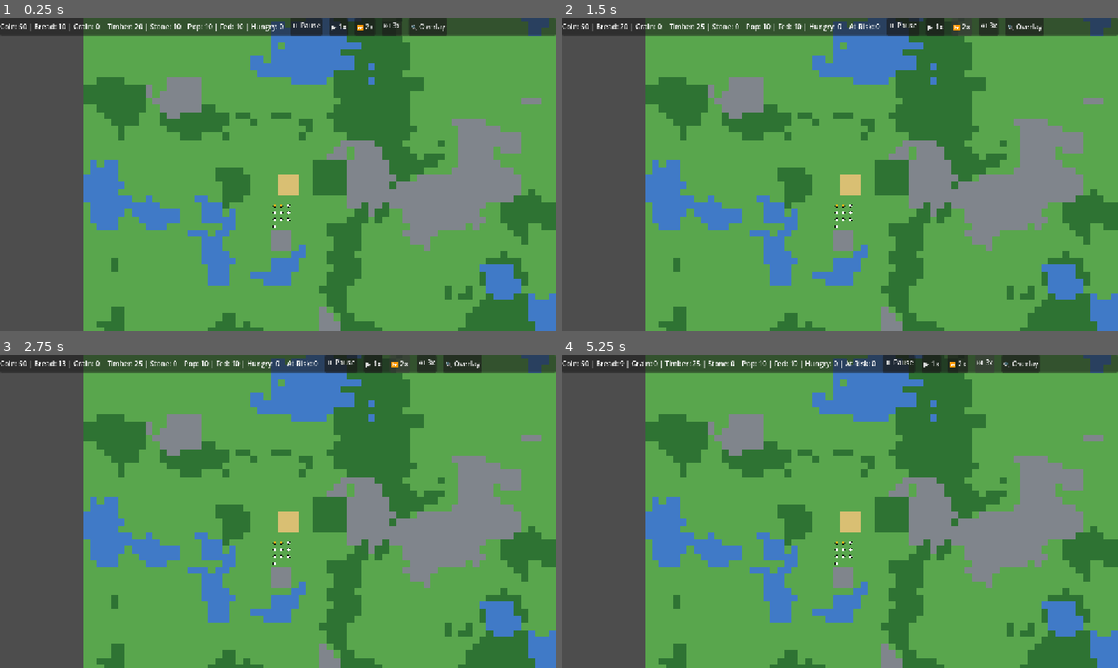
Above: before the commit, frames 1-4 (two rows, left to right).
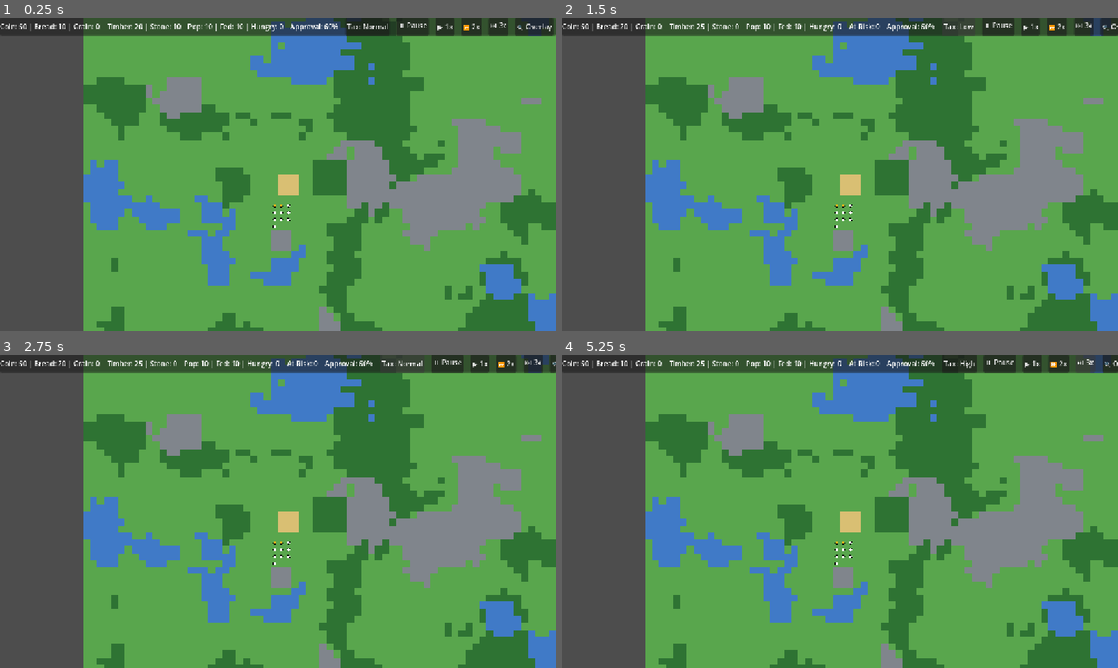
Above: after the commit, the same moments.

Repository: meow687687/Crownweft
Game: Godot game, scene res://scenes/world/world.tscn
Same seed, same stepped clock (60 frames per second), same inputs: the game is played once before the commit and once after it.
Inputs (mouse positions are in pixels of both pictures, inside the frame that each line leads up to):
- Up to frame 1 (0.25 s): no input
- Up to frame 2 (1.5 s): click (962, 27) at 0.5 s, where only the run after the commit has a clickable "Tax: Normal"; click (956, 27) at 1.25 s, where only the run after the commit has a clickable "Tax: High"
- Up to frame 3 (2.75 s): click (394, 364) at 2 s, where only the run after the commit has a clickable "Tax: Low"
- Up to frame 4 (5.25 s): click (962, 364) at 2.75 s, where only the run after the commit has a clickable "Tax: Normal"; click "▶ 1x" at 3.5 s; click "⏩ 2x" at 4.25 s; click "⏭ 3x" at 5 s

The runs differ from the first frame. In frame 1, 1.6% of the frame differs, in the area x 52-100%, y 0-6%; in frame 2, 1.2%; in frame 3, 1.2%; in frame 4, 1.6%.

Commit message:
feat: implement Phase 3 taxation policy, approval drift, and versioned save/load persistence

Diff:
--- a/scenes/world/world.gd
+++ b/scenes/world/world.gd
@@ -12,6 +12,8 @@
 var production: ProductionSystem = null
 var needs: NeedsSystem = null
 var combat: CombatSystem = null
+var economy: EconomyState = null
+var economy_system: EconomySystem = null
 
 var buildings: Array[BuildingState] = []
 var citizens: Array[CitizenState] = []
@@ -45,6 +47,8 @@
 	production = ProductionSystem.new()
 	needs = NeedsSystem.new()
 	combat = CombatSystem.new()
+	economy = EconomyState.new()
+	economy_system = EconomySystem.new()
 
 	combat.raid_announced.connect(func(seconds_left: float):
 		ui.show_raid_warning(seconds_left)
@@ -106,6 +110,9 @@
 			ui.show_building_details(selected_building, defs.get(selected_building.definition_id, {}))
 	)
 	ui.recruit_unit_requested.connect(_on_recruit_unit_requested)
+	ui.tax_level_cycled.connect(_on_tax_level_cycled)
+	ui.save_game_requested.connect(_on_save_game)
+	ui.load_game_requested.connect(_on_load_game)
 
 func _process(delta: float) -> void:
 	if sim_speed_multiplier > 0.0:
@@ -310,6 +317,17 @@
 	if current_tick % 24 == 0:
 		combat.apply_military_upkeep(military_units, food_inventories)
 
+	# Economy & Taxation
+	var main_inv: Inventory = buildings[0].inventory if not buildings.is_empty() else null
+	economy_system.tick_economy(
+		economy,
+		citizens.size(),
+		needs_report.get("hungry", 0),
+		needs_report.get("at_risk", 0),
+		main_inv,
+		current_tick
+	)
+
 	# 3. Logistics demand creation
 	_generate_logistics_demand()
 
@@ -364,7 +382,73 @@
 
 	ui.update_resources(total_coin, total_bread, total_grain, total_timber, total_stone)
 	ui.update_population(citizens.size(), needs_report.get("fed", 0), needs_report.get("hungry", 0), needs_report.get("at_risk", 0))
+	if economy != null:
+		ui.update_economy(economy.get_tax_level_name(), economy.approval)
 
 	if selected_building != null:
 		var defs: Dictionary = BuildingCatalog.get_all_defs()
 		ui.show_building_details(selected_building, defs.get(selected_building.definition_id, {}))
+
+func _on_tax_level_cycled() -> void:
+	if economy == null:
+		return
+	match economy.tax_level:
+		EconomyState.TaxLevel.LOW:
+			economy.tax_level = EconomyState.TaxLevel.NORMAL
+		EconomyState.TaxLevel.NORMAL:
+			economy.tax_level = EconomyState.TaxLevel.HIGH
+		EconomyState.TaxLevel.HIGH:
+			economy.tax_level = EconomyState.TaxLevel.LOW
+	ui.update_economy(economy.get_tax_level_name(), economy.approval)
+
+func _on_save_game() -> void:
+	var success: bool = SaveService.save_game_to_file(
+		world_state,
+		economy,
+		buildings,
+		citizens,
+		military_units,
+		job_board,
+		current_tick,
+		sim_speed_multiplier
+	)
+	print("Save game result: ", "SUCCESS" if success else "FAILED")
+
+func _on_load_game() -> void:
+	var loaded: Dictionary = SaveService.load_game_from_file()
+	if loaded.is_empty():
+		print("Load game failed or no save found.")
+		return
+
+	# Reconstruct state from save
+	economy = loaded["economy"]
+	buildings = loaded["buildings"]
+	citizens = loaded["citizens"]
+	military_units = loaded["military_units"]
+	job_board = loaded["job_board"]
+	logistics.job_board = job_board
+
+	current_tick = loaded["meta"].get("current_tick", 0)
+	sim_speed_multiplier = loaded["meta"].get("sim_speed", 1.0)
+
+	# Update pathfinder solids for loaded buildings
+	pathfinding.initialize_from_world(world_state)
+	var defs: Dictionary = BuildingCatalog.get_all_defs()
+	for b in buildings:
+		var footprint: Vector2i = defs.get(b.definition_id, {}).get("footprint", Vector2i(2, 2))
+		for dy in range(footprint.y):
+			for dx in range(footprint.x):
+				var c: Vector2i = b.tile_origin + Vector2i(dx, dy)
+				pathfinding.set_solid(c, true)
+
+	# Re-link renderer
+	renderer.buildings = buildings
+	renderer.citizens = citizens
+	renderer.military_units = military_units
+	selected_building = null
+	selected_units.clear()
+	renderer.selected_building = null
+	renderer.selected_units = selected_units
+	renderer.queue_redraw()
+	ui.update_economy(economy.get_tax_level_name(), economy.approval)
+	print("Game successfully loaded at tick: ", current_tick)
--- /dev/null
+++ b/scripts/domain/economy_state.gd
@@ -0,0 +1,36 @@
+class_name EconomyState
+extends RefCounted
+
+enum TaxLevel {
+	LOW,
+	NORMAL,
+	HIGH
+}
+
+@export var tax_level: TaxLevel = TaxLevel.NORMAL
+@export var approval: float = 60.0 # 0.0 to 100.0
+@export var last_tax_income: int = 0
+@export var last_tax_tick: int = 0
+const TAX_INTERVAL_TICKS: int = 40 # Every 10 seconds at 4 ticks/sec
+
+func get_tax_level_name() -> String:
+	match tax_level:
+		TaxLevel.LOW:
+			return "Low"
+		TaxLevel.NORMAL:
+			return "Normal"
+		TaxLevel.HIGH:
+			return "High"
+		_:
+			return "Normal"
+
+func get_tax_rate_per_capita() -> int:
+	match tax_level:
+		TaxLevel.LOW:
+			return 1
+		TaxLevel.NORMAL:
+			return 2
+		TaxLevel.HIGH:
+			return 4
+		_:
+			return 2
--- /dev/null
+++ b/scripts/persistence/save_schema.gd
@@ -0,0 +1,211 @@
+class_name SaveSchema
+extends RefCounted
+
+const SCHEMA_VERSION: int = 1
+const GENERATOR_VERSION: int = 1
+
+static func serialize(
+	world_state: WorldState,
+	economy: EconomyState,
+	buildings: Array[BuildingState],
+	citizens: Array[CitizenState],
+	military_units: Array[MilitaryUnitState],
+	job_board: JobBoard,
+	current_tick: int,
+	sim_speed: float
+) -> Dictionary:
+	var data: Dictionary = {
+		"meta": {
+			"schema_version": SCHEMA_VERSION,
+			"generator_version": GENERATOR_VERSION,
+			"seed_val": world_state.seed_val if world_state != null else 0,
+			"current_tick": current_tick,
+			"sim_speed": sim_speed
+		},
+		"economy": {
+			"tax_level": economy.tax_level if economy != null else 1,
+			"approval": economy.approval if economy != null else 60.0,
+			"last_tax_income": economy.last_tax_income if economy != null else 0,
+			"last_tax_tick": economy.last_tax_tick if economy != null else 0
+		},
+		"buildings": [],
+		"citizens": [],
+		"military_units": [],
+		"jobs": []
+	}
+
+	# Serialize buildings
+	for b in buildings:
+		var b_dict: Dictionary = {
+			"entity_id": b.entity_id,
+			"definition_id": str(b.definition_id),
+			"tile_origin": [b.tile_origin.x, b.tile_origin.y],
+			"assigned_workers": b.assigned_workers,
+			"production_progress": b.production_progress,
+			"block_reason": str(b.current_block_reason),
+			"inventory": {
+				"capacity": b.inventory.capacity,
+				"quantities": b.inventory.quantities.duplicate(),
+				"reserved_out": b.inventory.reserved_out.duplicate(),
+				"reserved_in": b.inventory.reserved_in.duplicate(),
+				"accepted": b.inventory.accepted_resources
+			}
+		}
+		data["buildings"].append(b_dict)
+
+	# Serialize citizens
+	for c in citizens:
+		var c_dict: Dictionary = {
+			"id": c.id,
+			"role_id": str(c.role_id),
+			"position_tile": [c.position_tile.x, c.position_tile.y],
+			"hunger_counter": c.hunger_counter,
+			"food_state": c.food_state,
+			"carried_resource": str(c.carried_resource),
+			"carried_amount": c.carried_amount,
+			"active_job_id": c.active_job_id
+		}
+		data["citizens"].append(c_dict)
+
+	# Serialize military units
+	for u in military_units:
+		if not u.is_dead:
+			var u_dict: Dictionary = {
+				"id": u.id,
+				"unit_def_id": str(u.unit_definition_id),
+				"faction_id": u.faction_id,
+				"position": [u.position.x, u.position.y],
+				"health": u.health,
+				"max_health": u.max_health,
+				"order_type": u.order_type,
+				"target_pos": [u.target_pos.x, u.target_pos.y],
+				"target_unit_id": u.target_unit_id,
+				"is_starving": u.is_starving
+			}
+			data["military_units"].append(u_dict)
+
+	# Serialize haul jobs
+	if job_board != null:
+		for job in job_board.jobs.values():
+			if job.status != HaulJob.Status.DELIVERED and job.status != HaulJob.Status.CANCELLED:
+				var j_dict: Dictionary = {
+					"id": job.id,
+					"resource_id": str(job.resource_id),
+					"amount": job.amount,
+					"source_id": job.source_inventory_id,
+					"dest_id": job.destination_inventory_id,
+					"priority": job.priority,
+					"status": job.status,
+					"assigned_citizen_id": job.assigned_citizen_id,
+					"reserved_amount": job.reserved_amount,
+					"created_tick": job.created_tick
+				}
+				data["jobs"].append(j_dict)
+
+	return data
+
+static func deserialize(data: Dictionary) -> Dictionary:
+	var meta: Dictionary = data.get("meta", {})
+	var schema_ver: int = meta.get("schema_version", 1)
+	if schema_ver > SCHEMA_VERSION:
+		printerr("Incompatible save schema version: ", schema_ver)
+		return {}
+
+	var result: Dictionary = {
+		"meta": meta,
+		"economy": EconomyState.new(),
+		"buildings": [],
+		"citizens": [],
+		"military_units": [],
+		"job_board": JobBoard.new()
+	}
+
+	# Deserialize economy
+	var eco_data: Dictionary = data.get("economy", {})
+	result["economy"].tax_level = eco_data.get("tax_level", 1)
+	result["economy"].approval = eco_data.get("approval", 60.0)
+	result["economy"].last_tax_income = eco_data.get("last_tax_income", 0)
+	result["economy"].last_tax_tick = eco_data.get("last_tax_tick", 0)
+
+	# Deserialize buildings
+	var buildings_arr: Array[BuildingState] = []
+	for b_dict in data.get("buildings", []):
+		var b: BuildingState = BuildingState.new(
+			b_dict["entity_id"],
+			StringName(b_dict["definition_id"]),
+			b_dict["inventory"]["capacity"],
+			b_dict["inventory"].get("accepted", [])
+		)
+		var origin_arr: Array = b_dict["tile_origin"]
+		b.tile_origin = Vector2i(origin_arr[0], origin_arr[1])
+		b.assigned_workers = b_dict.get("assigned_workers", 0)
+		b.production_progress = b_dict.get("production_progress", 0)
+		b.current_block_reason = StringName(b_dict.get("block_reason", ""))
+
+		# Restore inventory quantities & reservations
+		var inv_data: Dictionary = b_dict["inventory"]
+		for res_key in inv_data.get("quantities", {}):
+			b.inventory.quantities[StringName(res_key)] = int(inv_data["quantities"][res_key])
+		for res_key in inv_data.get("reserved_out", {}):
+			b.inventory.reserved_out[StringName(res_key)] = int(inv_data["reserved_out"][res_key])
+		for res_key in inv_data.get("reserved_in", {}):
+			b.inventory.reserved_in[StringName(res_key)] = int(inv_data["reserved_in"][res_key])
+
+		buildings_arr.append(b)
+	result["buildings"] = buildings_arr
+
+	# Deserialize citizens
+	var citizens_arr: Array[CitizenState] = []
+	for c_dict in data.get("citizens", []):
+		var c_pos_arr: Array = c_dict["position_tile"]
+		var c: CitizenState = CitizenState.new(
+			c_dict["id"],
+			Vector2i(c_pos_arr[0], c_pos_arr[1]),
+			StringName(c_dict["role_id"])
+		)
+		c.hunger_counter = c_dict.get("hunger_counter", 0)
+		c.food_state = c_dict.get("food_state", CitizenState.FoodState.FED)
+		c.carried_resource = StringName(c_dict.get("carried_resource", ""))
+		c.carried_amount = c_dict.get("carried_amount", 0)
+		c.active_job_id = c_dict.get("active_job_id", 0)
+		citizens_arr.append(c)
+	result["citizens"] = citizens_arr
+
+	# Deserialize military units
+	var units_arr: Array[MilitaryUnitState] = []
+	for u_dict in data.get("military_units", []):
+		var u_pos_arr: Array = u_dict["position"]
+		var u: MilitaryUnitState = MilitaryUnitState.new(
+			u_dict["id"],
+			StringName(u_dict["unit_def_id"]),
+			u_dict["faction_id"],
+			Vector2(u_pos_arr[0], u_pos_arr[1])
+		)
+		u.health = u_dict.get("health", 100)
+		u.max_health = u_dict.get("max_health", 100)
+		u.order_type = u_dict.get("order_type", MilitaryUnitState.OrderType.HOLD)
+		var t_pos_arr: Array = u_dict.get("target_pos", [0.0, 0.0])
+		u.target_pos = Vector2(t_pos_arr[0], t_pos_arr[1])
+		u.target_unit_id = u_dict.get("target_unit_id", -1)
+		u.is_starving = u_dict.get("is_starving", false)
+		units_arr.append(u)
+	result["military_units"] = units_arr
+
+	# Deserialize jobs
+	var board: JobBoard = result["job_board"]
+	for j_dict in data.get("jobs", []):
+		var job: HaulJob = HaulJob.new(
+			j_dict["id"],
+			StringName(j_dict["resource_id"]),
+			j_dict["amount"],
+			j_dict["source_id"],
+			j_dict["dest_id"],
+			j_dict["priority"],
+			j_dict["created_tick"]
+		)
+		job.status = j_dict["status"]
+		job.assigned_citizen_id = j_dict.get("assigned_citizen_id", -1)
+		job.reserved_amount = j_dict.get("reserved_amount", 0)
+		board.jobs[job.id] = job
+
+	return result
--- /dev/null
+++ b/scripts/persistence/save_service.gd
@@ -0,0 +1,62 @@
+class_name SaveService
+extends RefCounted
+
+const DEFAULT_SAVE_PATH: String = "user://saves/quicksave.json"
+
+static func save_game_to_file(
+	world_state: WorldState,
+	economy: EconomyState,
+	buildings: Array[BuildingState],
+	citizens: Array[CitizenState],
+	military_units: Array[MilitaryUnitState],
+	job_board: JobBoard,
+	current_tick: int,
+	sim_speed: float,
+	file_path: String = DEFAULT_SAVE_PATH
+) -> bool:
+	var data: Dictionary = SaveSchema.serialize(
+		world_state,
+		economy,
+		buildings,
+		citizens,
+		military_units,
+		job_board,
+		current_tick,
+		sim_speed
+	)
+	var json_str: String = JSON.stringify(data, "  ")
+
+	# Ensure directory exists
+	var dir_path: String = file_path.get_base_dir()
+	if not DirAccess.dir_exists_absolute(dir_path):
+		DirAccess.make_dir_recursive_absolute(dir_path)
+
+	var file: FileAccess = FileAccess.open(file_path, FileAccess.WRITE)
+	if file == null:
+		printerr("Failed to open save file for writing: ", file_path)
+		return false
+
+	file.store_string(json_str)
+	file.close()
+	return true
+
+static func load_game_from_file(file_path: String = DEFAULT_SAVE_PATH) -> Dictionary:
+	if not FileAccess.file_exists(file_path):
+		printerr("Save file does not exist: ", file_path)
+		return {}
+
+	var file: FileAccess = FileAccess.open(file_path, FileAccess.READ)
+	if file == null:
+		return {}
+
+	var json_str: String = file.get_as_text()
+	file.close()
+
+	var json: JSON = JSON.new()
+	var error: Error = json.parse(json_str)
+	if error != OK:
+		printerr("Failed to parse save JSON: ", json.get_error_message())
+		return {}
+
+	var data: Dictionary = json.data
+	return SaveSchema.deserialize(data)
--- a/scripts/presentation/game_ui.gd
+++ b/scripts/presentation/game_ui.gd
@@ -6,9 +6,14 @@
 signal toggle_overlay_requested()
 signal worker_assignment_changed(delta: int)
 signal recruit_unit_requested(unit_def_id: StringName)
+signal tax_level_cycled()
+signal save_game_requested()
+signal load_game_requested()
 
 var label_resources: Label = null
 var label_population: Label = null
+var label_approval: Label = null
+var btn_tax: Button = null
 var label_speed: Label = null
 var label_raid_warning: Label = null
 var panel_inspector: PanelContainer = null
@@ -43,6 +48,16 @@
 	label_population.text = "Pop: 10 | Fed: 10 | Hungry: 0"
 	top_box.add_child(label_population)
 
+	# Approval and Tax
+	label_approval = Label.new()
+	label_approval.text = "Approval: 60%"
+	top_box.add_child(label_approval)
+
+	btn_tax = Button.new()
+	btn_tax.text = "Tax: Normal"
+	btn_tax.pressed.connect(func(): tax_level_cycled.emit())
+	top_box.add_child(btn_tax)
+
 	# Speed controls
 	var btn_pause: Button = Button.new()
 	btn_pause.text = "⏸ Pause"
@@ -68,6 +83,16 @@
 	btn_overlay.text = "🔍 Overlay"
 	btn_overlay.pressed.connect(func(): toggle_overlay_requested.emit())
 	top_box.add_child(btn_overlay)
+
+	var btn_save: Button = Button.new()
+	btn_save.text = "💾 Save"
+	btn_save.pressed.connect(func(): save_game_requested.emit())
+	top_box.add_child(btn_save)
+
+	var btn_load: Button = Button.new()
+	btn_load.text = "📂 Load"
+	btn_load.pressed.connect(func(): load_game_requested.emit())
+	top_box.add_child(btn_load)
 
 	# Raid Warning Banner
 	label_raid_warning = Label.new()
@@ -174,6 +199,12 @@
 	if label_population != null:
 		label_population.text = "Pop: %d | Fed: %d | Hungry: %d | At-Risk: %d" % [total, fed, hungry, at_risk]
 
+func update_economy(tax_name: String, approval_val: float) -> void:
+	if label_approval != null:
+		label_approval.text = "Approval: %d%%" % int(roundf(approval_val))
+	if btn_tax != null:
+		btn_tax.text = "Tax: %s" % tax_name
+
 func show_building_details(building: BuildingState, def_info: Dictionary) -> void:
 	if building == null:
 		panel_inspector.visible = false
--- /dev/null
+++ b/scripts/simulation/economy_system.gd
@@ -0,0 +1,42 @@
+class_name EconomySystem
+extends RefCounted
+
+func tick_economy(
+	economy: EconomyState,
+	population_count: int,
+	hungry_count: int,
+	at_risk_count: int,
+	town_inventory: Inventory,
+	current_tick: int
+) -> void:
+	if economy == null:
+		return
+
+	# Check if it's tax collection tick
+	if (current_tick - economy.last_tax_tick) >= EconomyState.TAX_INTERVAL_TICKS:
+		economy.last_tax_tick = current_tick
+
+		# 1. Collect taxes
+		var rate: int = economy.get_tax_rate_per_capita()
+		var income: int = population_count * rate
+		economy.last_tax_income = income
+
+		if town_inventory != null and income > 0:
+			town_inventory.add_resource(&"coin", income, "TAX_INCOME", false)
+
+		# 2. Adjust approval based on tax rate and food health
+		var base_target: float = 60.0
+		match economy.tax_level:
+			EconomyState.TaxLevel.LOW:
+				base_target = 85.0
+			EconomyState.TaxLevel.NORMAL:
+				base_target = 60.0
+			EconomyState.TaxLevel.HIGH:
+				base_target = 25.0
+
+		# Food shortage penalties
+		var penalty: float = float(hungry_count * 5 + at_risk_count * 15)
+		var final_target: float = clampf(base_target - penalty, 0.0, 100.0)
+
+		# Smooth approval drift (up to 8 points per tax cycle)
+		economy.approval = move_toward(economy.approval, final_target, 8.0)
--- a/tests/test_runner.gd
+++ b/tests/test_runner.gd
@@ -8,6 +8,8 @@
 	"res://tests/unit/test_pathfinding.gd",
 	"res://tests/unit/test_needs.gd",
 	"res://tests/unit/test_combat.gd",
+	"res://tests/unit/test_economy.gd",
+	"res://tests/unit/test_save_load.gd",
 	"res://tests/integration/test_simulation_proof.gd",
 	"res://tests/integration/test_military_slice.gd"
 ]
--- /dev/null
+++ b/tests/unit/test_economy.gd
@@ -0,0 +1,69 @@
+extends SceneTree
+
+func _init() -> void:
+	print("--- Running TestEconomy ---")
+	test_tax_income_and_rates()
+	test_approval_drift_and_shortage_impact()
+	print("--- TestEconomy PASSED ---\n")
+	quit(0)
+
+func assert_true(cond: bool, msg: String = "") -> void:
+	if not cond:
+		printerr("FAILED ASSERTION: ", msg)
+		quit(1)
+
+func assert_eq(a, b, msg: String = "") -> void:
+	if a != b:
+		printerr("FAILED ASSERTION: expected %s, got %s. %s" % [str(b), str(a), msg])
+		quit(1)
+
+func test_tax_income_and_rates() -> void:
+	var eco_sys: EconomySystem = EconomySystem.new()
+	var eco: EconomyState = EconomyState.new()
+	var inv: Inventory = Inventory.new(1, 300)
+
+	# Initial default: Normal tax (2 coin per capita)
+	assert_eq(eco.get_tax_rate_per_capita(), 2)
+	assert_eq(eco.get_tax_level_name(), "Normal")
+
+	# Population 20 at tick 40 -> 40 Coin collected
+	eco_sys.tick_economy(eco, 20, 0, 0, inv, 40)
+	assert_eq(eco.last_tax_income, 40)
+	assert_eq(inv.get_quantity(&"coin"), 40)
+
+	# Switch to High tax (4 coin per capita)
+	eco.tax_level = EconomyState.TaxLevel.HIGH
+	assert_eq(eco.get_tax_rate_per_capita(), 4)
+	eco_sys.tick_economy(eco, 20, 0, 0, inv, 80)
+	assert_eq(eco.last_tax_income, 80)
+	assert_eq(inv.get_quantity(&"coin"), 120, "Total coins: 40 + 80 = 120")
+
+	# Switch to Low tax (1 coin per capita)
+	eco.tax_level = EconomyState.TaxLevel.LOW
+	assert_eq(eco.get_tax_rate_per_capita(), 1)
+	eco_sys.tick_economy(eco, 20, 0, 0, inv, 120)
+	assert_eq(eco.last_tax_income, 20)
+	assert_eq(inv.get_quantity(&"coin"), 140)
+
+func test_approval_drift_and_shortage_impact() -> void:
+	var eco_sys: EconomySystem = EconomySystem.new()
+	var eco: EconomyState = EconomyState.new()
+	var inv: Inventory = Inventory.new(1, 100)
+	eco.approval = 60.0
+
+	# High tax without shortages drifts downward toward 25.0
+	eco.tax_level = EconomyState.TaxLevel.HIGH
+	eco_sys.tick_economy(eco, 10, 0, 0, inv, 40)
+	assert_true(eco.approval < 60.0, "Approval should decrease under High tax")
+
+	# Low tax drifts upward toward 85.0
+	eco.tax_level = EconomyState.TaxLevel.LOW
+	eco.approval = 50.0
+	eco_sys.tick_economy(eco, 10, 0, 0, inv, 80)
+	assert_true(eco.approval > 50.0, "Approval should rise under Low tax")
+
+	# Starvation penalty crushes approval
+	# 3 hungry, 2 at-risk citizens
+	eco_sys.tick_economy(eco, 10, 3, 2, inv, 120)
+	# penalty = 3*5 + 2*15 = 45 -> target drops to 40
+	assert_true(eco.approval < 55.0, "Starvation significantly penalizes public approval")
--- /dev/null
+++ b/tests/unit/test_save_load.gd
@@ -0,0 +1,142 @@
+extends SceneTree
+
+func _init() -> void:
+	print("--- Running TestSaveLoad ---")
+	test_full_roundtrip_serialization()
+	print("--- TestSaveLoad PASSED ---\n")
+	quit(0)
+
+func assert_true(cond: bool, msg: String = "") -> void:
+	if not cond:
+		printerr("FAILED ASSERTION: ", msg)
+		quit(1)
+
+func assert_eq(a, b, msg: String = "") -> void:
+	if a != b:
+		printerr("FAILED ASSERTION: expected %s, got %s. %s" % [str(b), str(a), msg])
+		quit(1)
+
+func test_full_roundtrip_serialization() -> void:
+	# 1. Construct representative game state
+	var world: WorldState = WorldState.new(96, 96, 777888)
+	var economy: EconomyState = EconomyState.new()
+	economy.tax_level = EconomyState.TaxLevel.HIGH
+	economy.approval = 73.5
+	economy.last_tax_income = 48
+	economy.last_tax_tick = 80
+
+	# Buildings
+	var b1: BuildingState = BuildingState.new(10, &"farm", 30, [&"grain"])
+	b1.tile_origin = Vector2i(25, 45)
+	b1.assigned_workers = 2
+	b1.production_progress = 3
+	b1.current_block_reason = &"OUTPUT_FULL"
+	b1.inventory.add_resource(&"grain", 20, "TEST")
+	b1.inventory.reserve_out(&"grain", 5)
+
+	var b2: BuildingState = BuildingState.new(20, &"bakery", 20, [&"grain", &"bread"])
+	b2.tile_origin = Vector2i(30, 45)
+	b2.assigned_workers = 1
+	b2.inventory.reserve_in(&"grain", 5)
+
+	var buildings: Array[BuildingState] = [b1, b2]
+
+	# Citizens
+	var c1: CitizenState = CitizenState.new(101, Vector2i(26, 45), &"hauler")
+	c1.carried_resource = &"grain"
+	c1.carried_amount = 5
+	c1.hunger_counter = 2
+	c1.food_state = CitizenState.FoodState.HUNGRY
+
+	var citizens: Array[CitizenState] = [c1]
+
+	# Military Units
+	var u1: MilitaryUnitState = MilitaryUnitState.new(501, &"archer", 0, Vector2(350.5, 420.0))
+	u1.health = 55
+	u1.set_attack_target_order(999)
+	u1.is_starving = true
+
+	var military_units: Array[MilitaryUnitState] = [u1]
+
+	# Job Board
+	var job_board: JobBoard = JobBoard.new()
+	var job: HaulJob = HaulJob.new(1, &"grain", 5, 10, 20, 2, 45)
+	job.status = HaulJob.Status.IN_TRANSIT
+	job.assigned_citizen_id = 101
+	job.reserved_amount = 5
+	job_board.jobs[job.id] = job
+
+	var save_file_path: String = "user://saves/test_roundtrip.json"
+
+	# 2. Save to file
+	var save_ok: bool = SaveService.save_game_to_file(
+		world,
+		economy,
+		buildings,
+		citizens,
+		military_units,
+		job_board,
+		142,
+		2.0,
+		save_file_path
+	)
+	assert_true(save_ok, "Saving game to file should succeed")
+
+	# 3. Load from file
+	var loaded_data: Dictionary = SaveService.load_game_from_file(save_file_path)
+	assert_true(not loaded_data.is_empty(), "Loading game data should succeed")
+
+	# 4. Assert integrity of deserialized data
+	var loaded_meta: Dictionary = loaded_data["meta"]
+	assert_eq(loaded_meta["schema_version"], 1)
+	assert_eq(loaded_meta["seed_val"], 777888)
+	assert_eq(loaded_meta["current_tick"], 142)
+	assert_eq(loaded_meta["sim_speed"], 2.0)
+
+	var loaded_eco: EconomyState = loaded_data["economy"]
+	assert_eq(loaded_eco.tax_level, EconomyState.TaxLevel.HIGH)
+	assert_eq(loaded_eco.approval, 73.5)
+	assert_eq(loaded_eco.last_tax_income, 48)
+
+	var loaded_buildings: Array = loaded_data["buildings"]
+	assert_eq(loaded_buildings.size(), 2)
+	var lb1: BuildingState = loaded_buildings[0]
+	assert_eq(lb1.entity_id, 10)
+	assert_eq(lb1.definition_id, &"farm")
+	assert_eq(lb1.tile_origin, Vector2i(25, 45))
+	assert_eq(lb1.assigned_workers, 2)
+	assert_eq(lb1.production_progress, 3)
+	assert_eq(lb1.current_block_reason, &"OUTPUT_FULL")
+	assert_eq(lb1.inventory.get_quantity(&"grain"), 20)
+	assert_eq(lb1.inventory.get_reserved_out(&"grain"), 5)
+
+	var lb2: BuildingState = loaded_buildings[1]
+	assert_eq(lb2.inventory.get_reserved_in(&"grain"), 5)
+
+	var loaded_citizens: Array = loaded_data["citizens"]
+	assert_eq(loaded_citizens.size(), 1)
+	var lc1: CitizenState = loaded_citizens[0]
+	assert_eq(lc1.id, 101)
+	assert_eq(lc1.role_id, &"hauler")
+	assert_eq(lc1.carried_resource, &"grain")
+	assert_eq(lc1.carried_amount, 5)
+	assert_eq(lc1.food_state, CitizenState.FoodState.HUNGRY)
+
+	var loaded_units: Array = loaded_data["military_units"]
+	assert_eq(loaded_units.size(), 1)
+	var lu1: MilitaryUnitState = loaded_units[0]
+	assert_eq(lu1.id, 501)
+	assert_eq(lu1.unit_definition_id, &"archer")
+	assert_eq(lu1.health, 55)
+	assert_eq(lu1.target_unit_id, 999)
+	assert_eq(lu1.is_starving, true)
+
+	var loaded_board: JobBoard = loaded_data["job_board"]
+	assert_true(loaded_board.jobs.has(1))
+	var lj: HaulJob = loaded_board.jobs[1]
+	assert_eq(lj.resource_id, &"grain")
+	assert_eq(lj.amount, 5)
+	assert_eq(lj.status, HaulJob.Status.IN_TRANSIT)
+	assert_eq(lj.reserved_amount, 5)
+
+	print("✓ Full round-trip serialization preserved 100% of state!")
Not shown, added: scripts/domain/economy_state.gd.uid
Not shown, added: scripts/persistence/save_schema.gd.uid
Not shown, added: scripts/persistence/save_service.gd.uid
Not shown, added: scripts/simulation/economy_system.gd.uid
Not shown, added: tests/integration/test_military_slice.gd.uid
Not shown, added: tests/unit/test_combat.gd.uid
